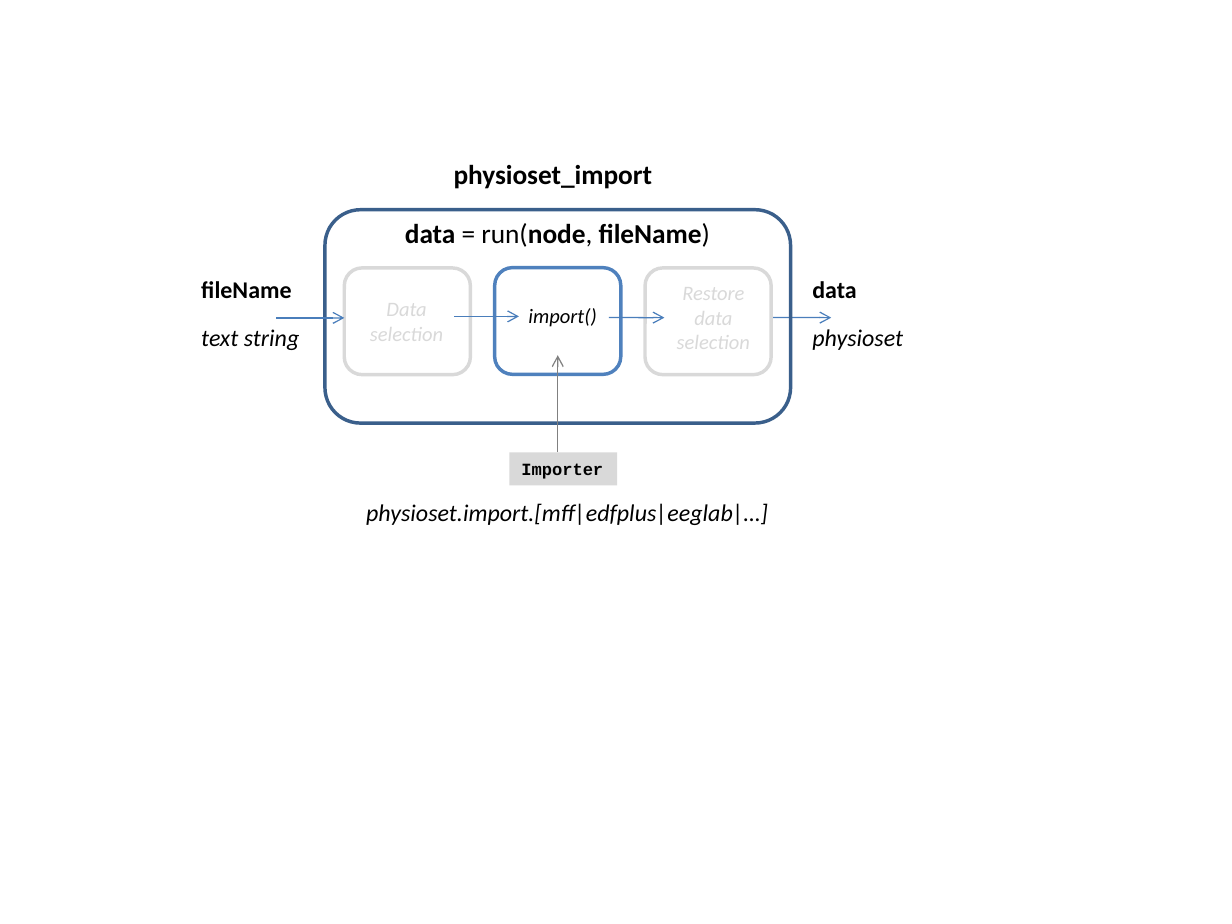
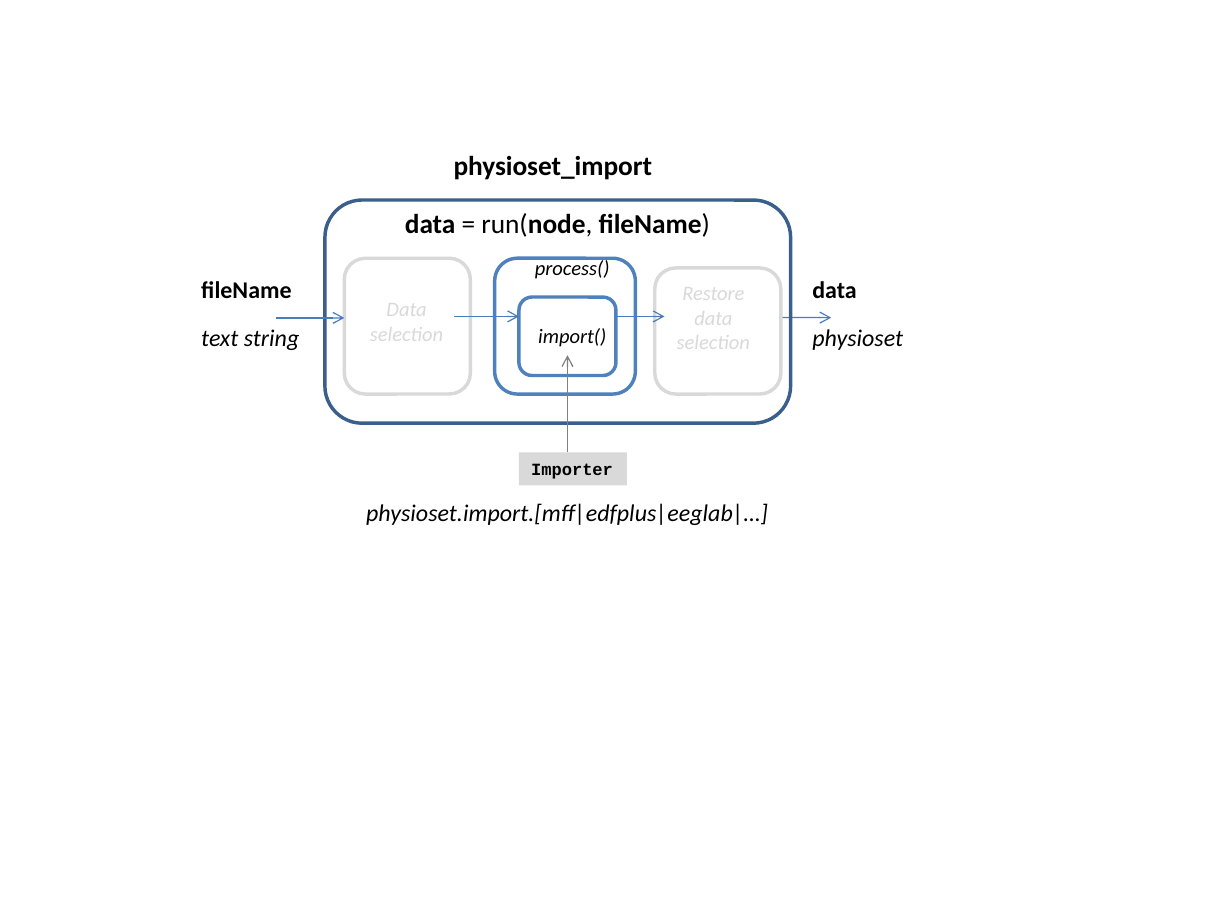
Before and after one commit to meegpipe/meegpipe, a slide deck: slide 3 of +meegpipe/+node/figs.pptx. Drawn at 1232x924 pixels with LibreOffice and Linux fonts; fonts in the diff are those of the drawing. Boxes give left, top, right and bottom in pixels: in the first picture for what was removed or moved away, otherwise in the second. Text is boxed around its words. In the diff, an @@ line names an element or a change of style, - is before the commit and + after.

```diff
--- a/+meegpipe/+node/figs.pptx
+++ b/+meegpipe/+node/figs.pptx
@@ text "physioset_import": place and size @@
-text "physioset_import" at box(454, 164, 652, 189)
+text "physioset_import" at box(454, 155, 652, 180)
@@ rounded rectangle: place and size @@
-rounded rectangle at box(325, 209, 791, 423)
+rounded rectangle at box(325, 200, 791, 423)
@@ text "data = run(node, fileName)": place and size @@
-text "data = run(node, fileName)" at box(405, 223, 710, 247)
+text "data = run(node, fileName)" at box(405, 213, 710, 237)
@@ rounded rectangle: place and size @@
-rounded rectangle at box(345, 269, 471, 376)
+rounded rectangle at box(345, 259, 471, 394)
@@ rounded rectangle: place and size @@
-rounded rectangle at box(495, 267, 621, 375)
+rounded rectangle at box(495, 259, 636, 394)
@@ rounded rectangle at box(495, 259, 636, 394): fill #FFFFFF to none @@
@@ text added at box(535, 258, 610, 279), 12 pt, text #000000, italic @@
+process()
@@ rounded rectangle: place and size @@
-rounded rectangle at box(646, 269, 771, 376)
+rounded rectangle at box(654, 269, 780, 394)
@@ rounded rectangle added at box(519, 297, 616, 376), fill #FFFFFF, outline #4F81BD 2 pt @@
@@ text "import()": place and size @@
-text "import()" at box(528, 308, 596, 327)
+text "import()" at box(538, 328, 606, 347)
@@ arrow moved from (609, 318) - (664, 318) to (616, 317) - (664, 317) @@
@@ arrow moved from (558, 452) - (558, 355) to (568, 452) - (568, 355) @@
@@ rectangle "Importer": place and size @@
-rectangle "Importer" at box(509, 452, 617, 485)
+rectangle "Importer" at box(519, 452, 627, 485)
```
Also in this commit, not shown: 1 slide added, 1 slide removed, 2 other files.
